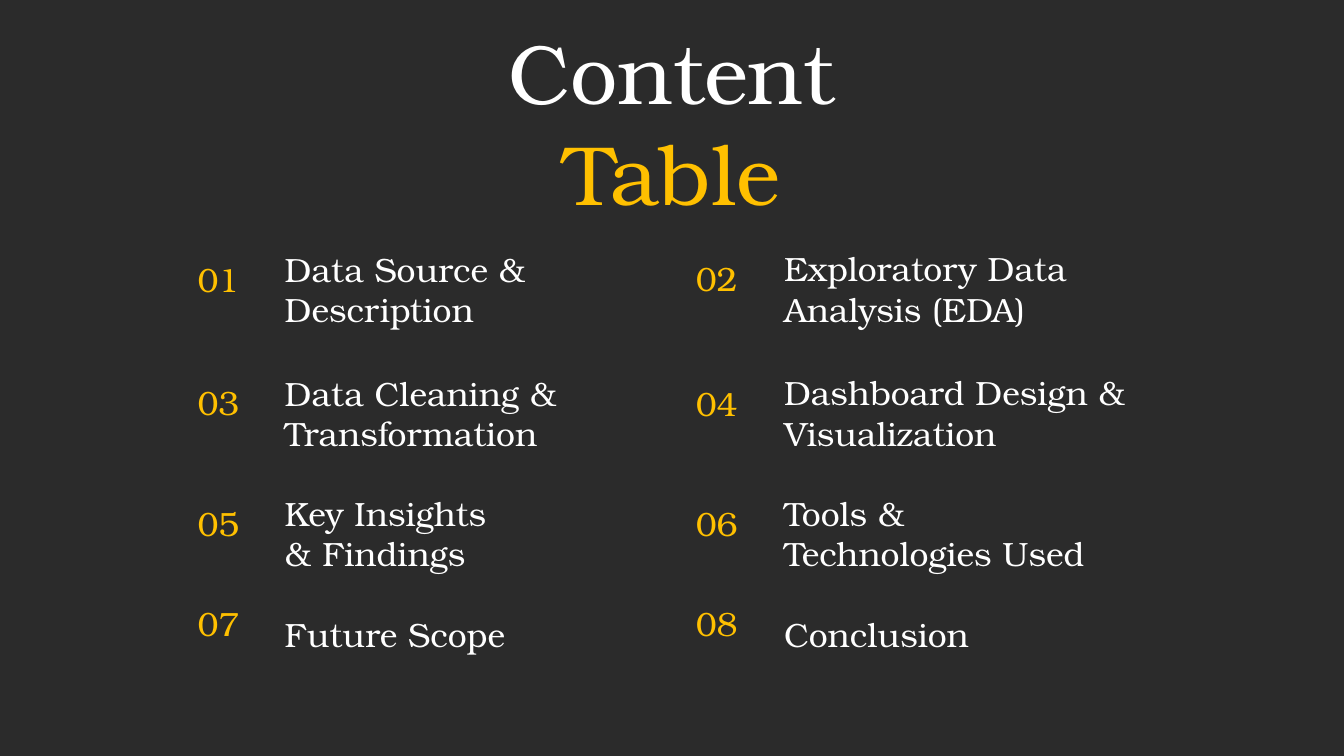
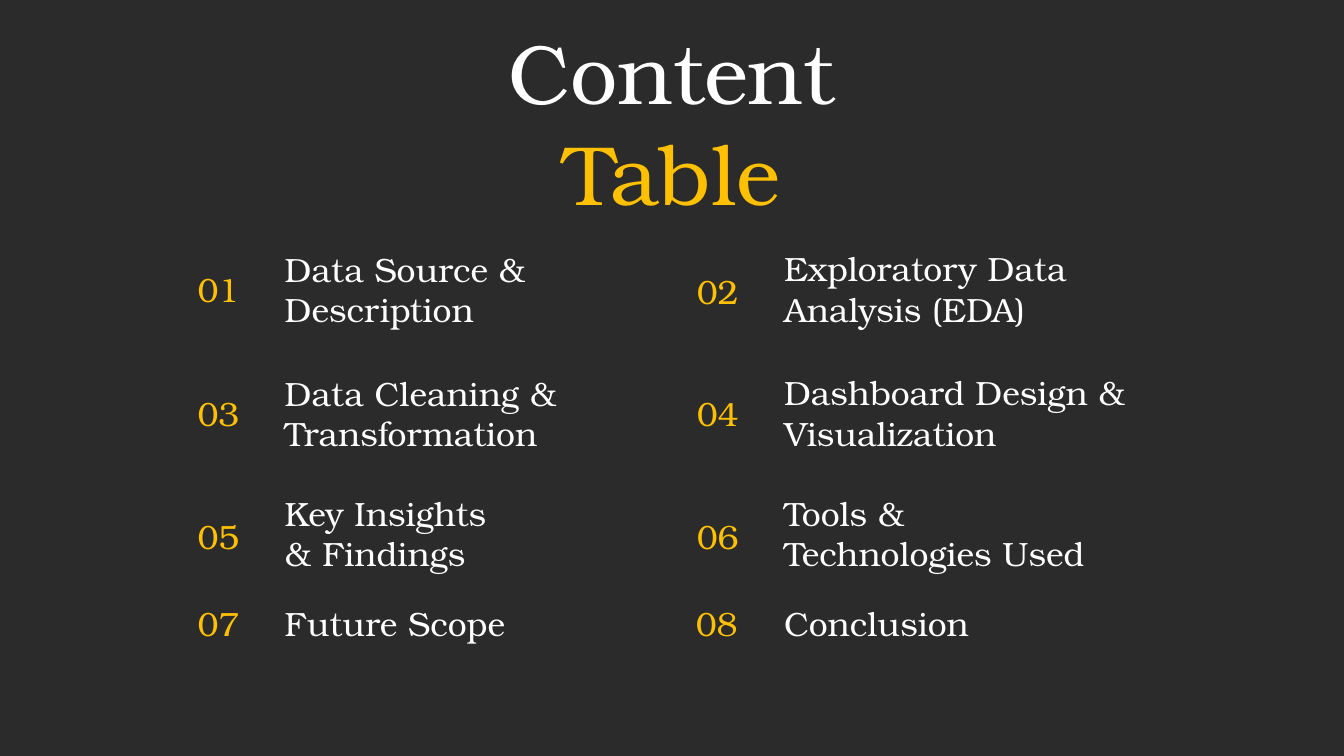
Before and after one commit to prafullwahatule/BI-Amazon-Sale-Report, a slide deck: slide 7 of Report/Amazon Sales Report.pptx. Drawn at 1344x756 pixels with LibreOffice and Linux fonts; fonts in the diff are those of the drawing; background and template pictures are left out; a plain dark background stands for a picture behind light text. Boxes give left, top, right and bottom in pixels: in the first picture for what was removed or moved away, otherwise in the second. Text is boxed around its words. In the diff, an @@ line names an element or a change of style, - is before the commit and + after.

```diff
--- a/Report/Amazon Sales Report.pptx
+++ b/Report/Amazon Sales Report.pptx
@@ 3 texts: place and size @@
-3 texts at (198, 267, 738, 537)
+3 texts at (198, 280, 739, 550)
@@ 3 texts: place and size @@
-3 texts at (198, 268, 738, 417)
+3 texts at (198, 278, 739, 427)
@@ text "Future Scope": place and size @@
-text "Future Scope" at (285, 623, 505, 655)
+text "Future Scope" at (285, 612, 505, 644)
@@ text "Conclusion": place and size @@
-text "Conclusion" at (784, 623, 969, 648)
+text "Conclusion" at (784, 612, 969, 637)
```
Also in this commit, not shown: 13 slides added.
